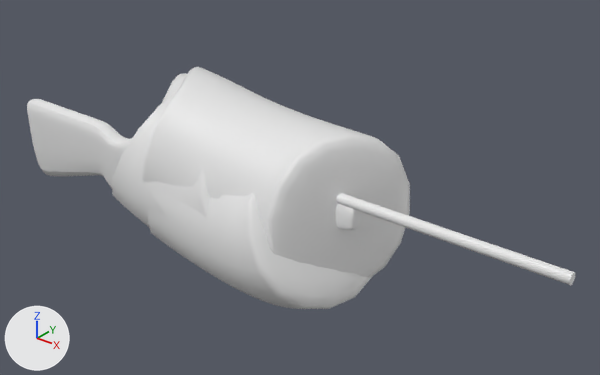
The Blender file models-source/0.5 - Blockouts/Weapons/HuntingRifleBlockout.blend: old version first, new version second.
Camera for both pictures: a 50 mm lens placed at (2.068, -1.615, 1.185), pointed at (0.672, 0.13, 0.103). The axes (+X, +Y, +Z) are drawn at lower left. The lights are the same throughout.

Before the edit, the objects in view are built like this:
```python
ob_barrel = bpy.data.objects.new('Barrel', me_cylinder)
ob_barrel.location = (0.0, 0.0, 0.0)
ob_body = bpy.data.objects.new('Body', me_cube_001)
ob_body.location = (0.0, 0.0, 0.0)
ob_cable = bpy.data.objects.new('Cable', me_mesh)
ob_cable.location = (0.0, 0.0, 0.0)
ob_cable_001 = bpy.data.objects.new('Cable.001', me_mesh_001)
ob_cable_001.location = (-0.003, 0.011, -0.029)
ob_cable_002 = bpy.data.objects.new('Cable.002', me_mesh_002)
ob_cable_002.location = (-0.185, 0.055, 0.0)
```
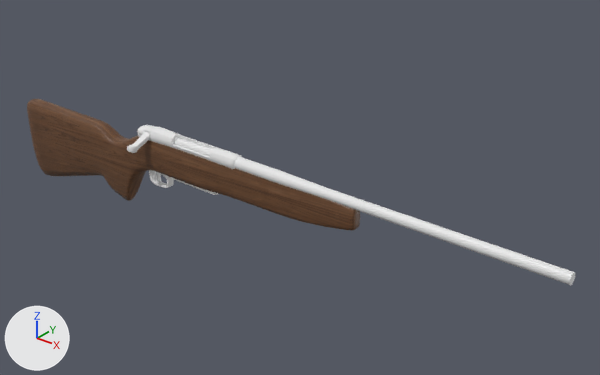
Pixel boxes [x1, y1, x2, y2] of what changed, in the pictures (600 x 375 px):
'Cable', hidden: before [142, 67, 410, 278]
'Body', recoloured (grey to brown): [27, 99, 360, 230] in both
'Cable.001', hidden: before [147, 189, 373, 309]
'Cable.002', hidden: before [112, 73, 209, 228]
'Cube', added: after [173, 178, 218, 195]
'Circle thing', unchanged, uncovered by the edit: after [150, 127, 243, 169]

What changed in the scene script:
```text
Add img_tfdoebqc_2k_albedo_jpg:
    img_tfdoebqc_2k_albedo_jpg = load_image('tfdoebqc_2K_Albedo.jpg', '../../Resources/MaterialLibrary/Megascans/wood_veneer_tfdoebqc/tfdoebqc_2K_Albedo.jpg', 1024, 2048, 'sRGB')
Add img_tfdoebqc_2k_roughness_jpg:
    img_tfdoebqc_2k_roughness_jpg = load_image('tfdoebqc_2K_Roughness.jpg', '../../Resources/MaterialLibrary/Megascans/wood_veneer_tfdoebqc/tfdoebqc_2K_Roughness.jpg', 1024, 2048, 'Non-Color')
Add img_sefmcjic_2k_normal_jpg:
    img_sefmcjic_2k_normal_jpg = load_image('sefmcjic_2K_Normal.jpg', '../../Resources/MaterialLibrary/Megascans/Metal_Painted_sefmcjic/sefmcjic_2K_Normal.jpg', 2048, 2048, 'Non-Color')
Add mat_wood:
    mat_wood = bpy.data.materials.new('Wood')
    # uses the picture img_tfdoebqc_2k_albedo_jpg
    # uses the picture img_tfdoebqc_2k_roughness_jpg
Add mat_metal:
    mat_metal = bpy.data.materials.new('Metal')
    # uses the picture img_sefmcjic_2k_normal_jpg
Change me_cube_001:
    where me_cube_001.from_pydata(...)  # 174 vertices, 172 faces; spans x -0.482..0.972, y -0.033..0.033, z -0.152..0.196
    add me_cube_001.materials.append(mat_wood)
Add me_cube:
    me_cube.from_pydata(...)  # a box spanning x -0.091..0.091, y -0.02..0.02, z -0.02..0.02
    me_cube.materials.append(mat_metal)  # its picture is missing
Change ob_cable:
    add ob_cable.hide_set(True)
Change ob_cable_001:
    add ob_cable_001.hide_set(True)
Change ob_cable_002:
    add ob_cable_002.hide_set(True)
Add ob_cube:
    ob_cube = bpy.data.objects.new('Cube', me_cube)
    ob_cube.location = (0.373, 0.0, 0.089)
    _m = ob_cube.modifiers.new('Bevel', 'BEVEL')
    _m.width = 0.001
    _m.width_pct = 0.001
    _m.harden_normals = True
```
